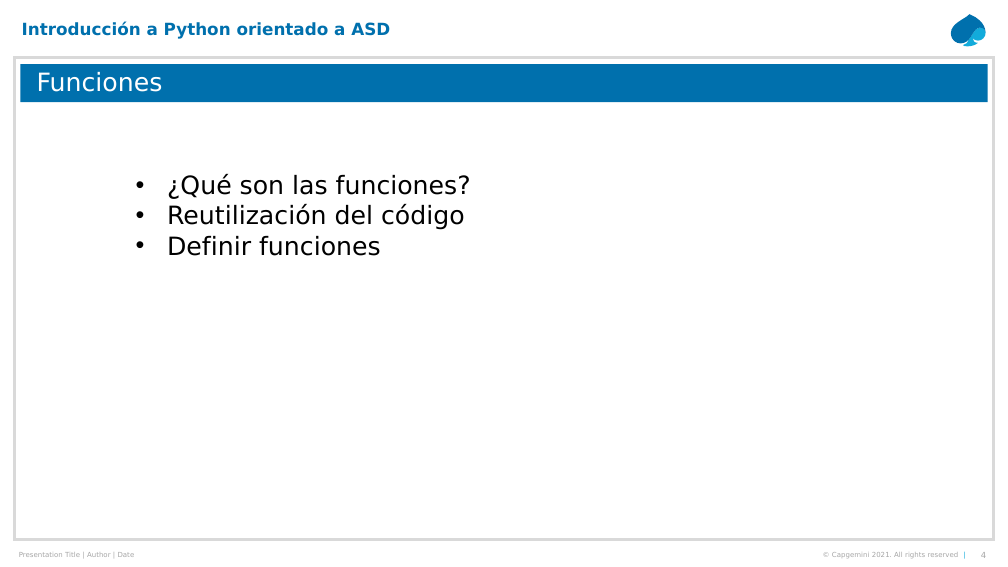
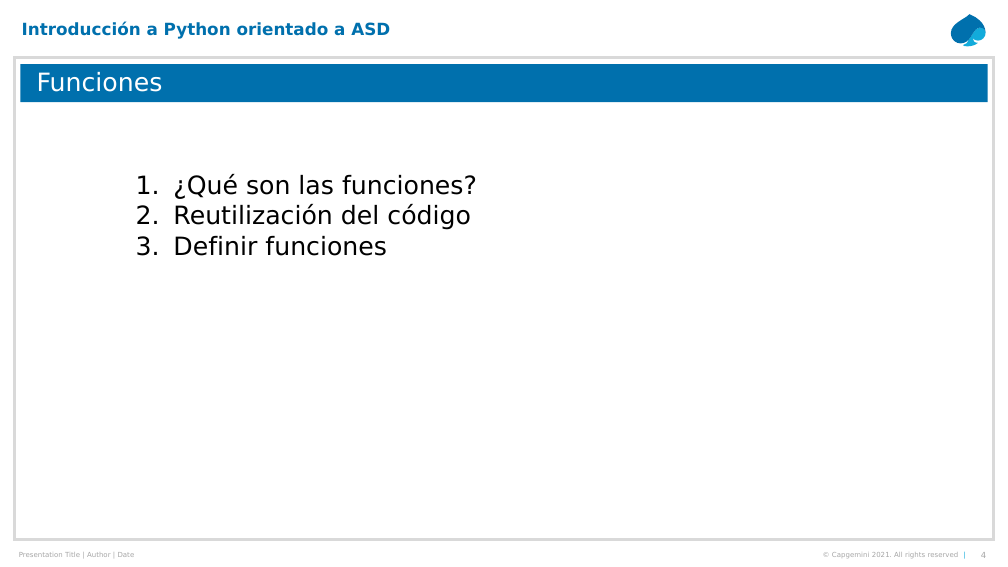
Before and after one commit to jacandau/introduccion-python, a slide deck: slide 4 of presentaciones/02-TiposBasicosSintaxisFunciones.pptx. Drawn at 1008x567 pixels with LibreOffice and Linux fonts; fonts in the diff are those of the drawing. Boxes give left, top, right and bottom in pixels: in the first picture for what was removed or moved away, otherwise in the second. Text is boxed around its words. In the diff, an @@ line names an element or a change of style, - is before the commit and + after.

```diff
--- a/presentaciones/02-TiposBasicosSintaxisFunciones.pptx
+++ b/presentaciones/02-TiposBasicosSintaxisFunciones.pptx
@@ text "¿Qué son las funciones?" at box(173, 174, 477, 256): bullet • to 1. @@
```
Also in this commit, not shown: 2 other slides changed, 1 other file.
